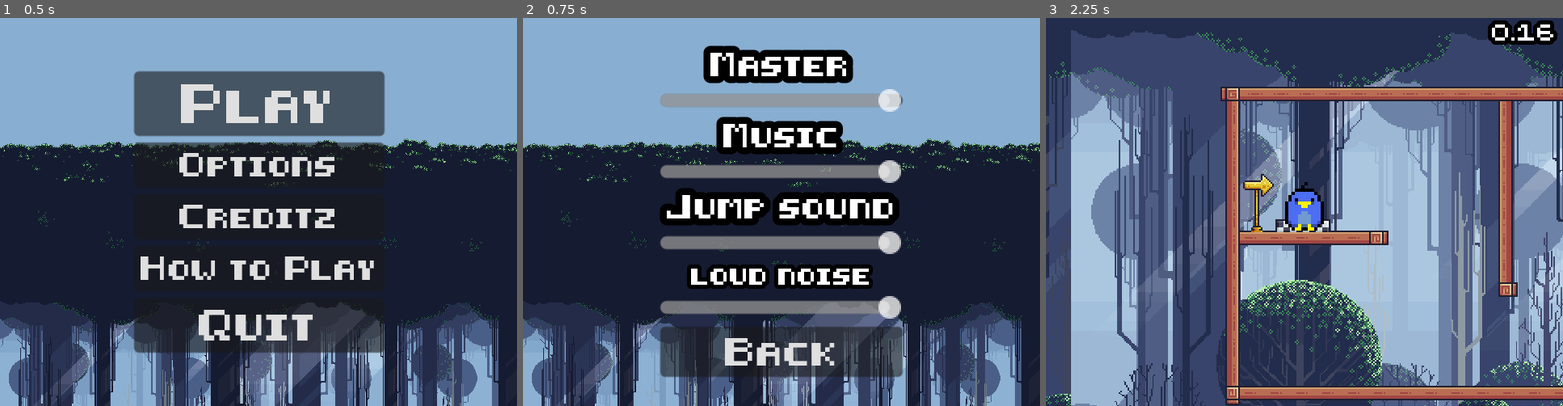
Above: before the commit, frames 1-3 (left to right).
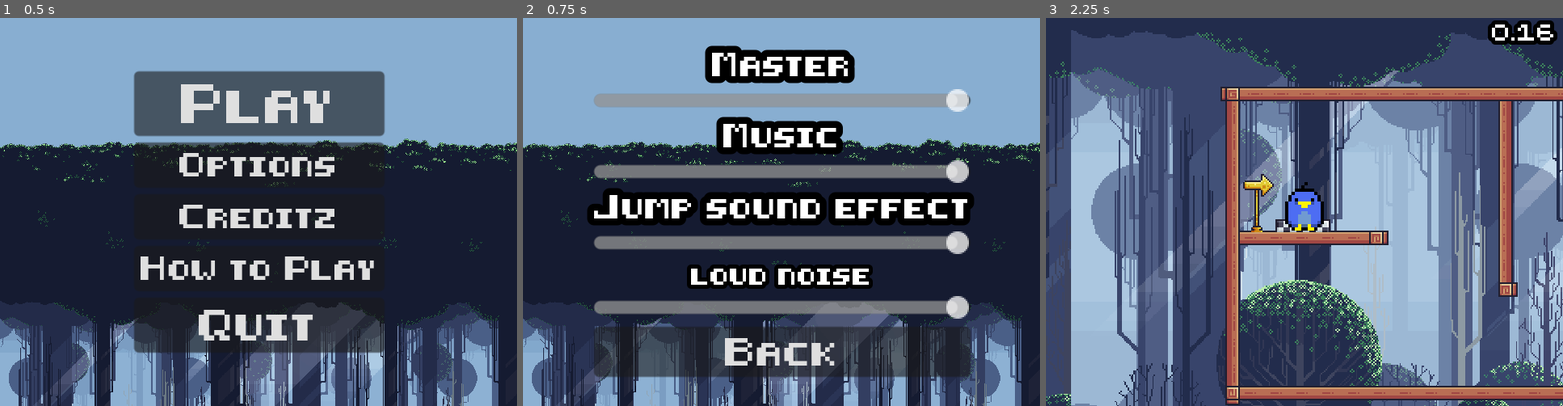
Above: after the commit, the same moments.

Repository: Kynannn/GodotGameApr-June
Game: Godot game, scene res://menu.tscn
Two runs of this game, one before a commit and one after it. Both use one fixed random seed, a clock stepped at 60 frames per second and the inputs below.
Inputs:
- Up to frame 1 (0.5 s): no input
- Up to frame 2 (0.75 s): click "Options" at 0.5 s
- Up to frame 3 (2.25 s): click "Back" at 1.25 s; click "Play" at 2 s

Frame 1 is identical in both runs. In frame 2, 12% of the frame differs, in the area x 12-88%, y 7-93%; in frame 3, nothing differs.

Commit message:
changed thing to jump sound effect

Diff:
--- a/options.tscn
+++ b/options.tscn
@@ -71,7 +71,7 @@
 theme_override_constants/outline_size = 17
 theme_override_fonts/font = ExtResource("4_142sw")
 theme_override_font_sizes/font_size = 12
-text = "Jump sound"
+text = "Jump sound effect"
 horizontal_alignment = 1
 
 [node name="Sfx" parent="MarginContainer/VBoxContainer" instance=ExtResource("3_sb134")]
